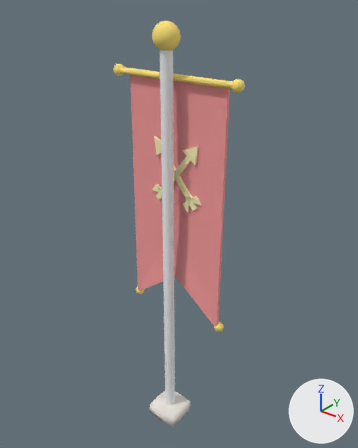
An edit to the OBJ model assets/meshes/ArrowAmbushBanner.obj, drawn before and after from the same camera.
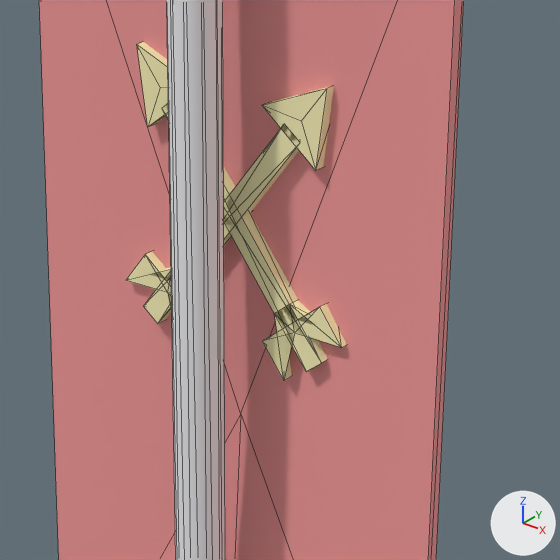
The first picture shows the older version from a 50 mm camera at (7.45, -8.86, 12.24) aimed at (0.0, 0.45, 6.47). The close-ups show the older and then the newer version on the part from 34% to 70% of the width and 28% to 57% of the height of that picture. Only the edits that show in the close-ups are written down. Arrows for +X, +Y and +Z are at lower right; the lights stay in place. The close-ups show mesh edges as thin lines. Where no turn or scale is listed for an object, it has been applied to the vertices. Vertices at exactly the same position are counted once.

In view in the first close-up: 'Cloth', 'Emblem', 'Pole'.
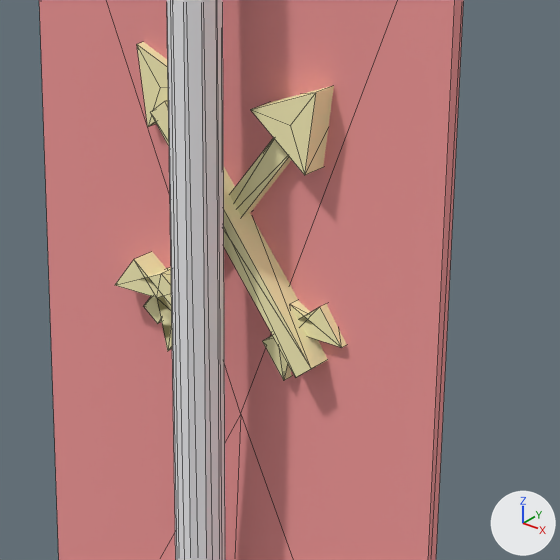
Location of each change, (x1, y1, x2, y2) in pixels of the close-ups (560 x 560 px; the box of a moved part takes in the faces that stretch with it):
'Emblem', reshaped: before (126, 42, 347, 380); after (115, 42, 347, 380)
part 1 of me_emblem, moved or reshaped: before (262, 86, 334, 170); after (250, 86, 334, 175)
part 2 of me_emblem, moved or reshaped: before (162, 104, 328, 372); after (150, 100, 328, 377)
part 3 of me_emblem, moved or reshaped: before (126, 252, 172, 312); after (115, 252, 172, 351)
part 4 of me_emblem, shading changed: before (126, 87, 330, 377); after (115, 87, 330, 377)
part 5 of me_pole, shading changed: (168, 0, 224, 511) in both

The change, as a diff of the scene's bpy script:
```diff
--- a/assets/meshes/ArrowAmbushBanner.obj.py
+++ b/assets/meshes/ArrowAmbushBanner.obj.py
@@ me_emblem @@
 # used by ob_emblem; location = (0.0, 0.0, 0.0)
 # before: 21 (-0.48, 0.29, 7.29) at pixel (167, 292), 22 (-0.33, 0.29, 7.37), 23 (-0.4, 0.29, 6.97), 25 (-0.24, 0.29, 7.17), 27 (-0.65, 0.29, 7.49) at pixel (145, 254)
 # before: 29 (-0.81, 0.29, 7.29) at pixel (125, 280), 31 (-0.44, 0.29, 7.45)
-me_emblem.from_pydata(...)  # 64 vertices, 104 faces; spans x -0.81..0.81, y 0.29..0.43, z 6.97..8.77
+me_emblem.from_pydata(...)  # 64 vertices, 104 faces; spans x -0.81..0.81, y 0.19..0.53, z 6.97..8.77
+# me_emblem part 1: the loose piece of 8 vertices spanning x 0.23..0.68, y 0.29..0.43, z 8.29..8.77 is scaled about its middle by (1, 2.43, 1)
+# me_emblem part 2: the loose piece of 10 vertices spanning x -0.5..0.67, y 0.29..0.43, z 7.07..8.51 is scaled about its middle by (1, 2.43, 1)
+# me_emblem part 3
+for i in [21, 22, 23, 25, 27, 29, 31]: me_emblem.vertices[i].co += Vector((0.0, -0.1, 0.0))
+# me_emblem part 4: all faces are now shaded flat (104 of 104 changed)
 me_emblem.materials.append(mat_emblem)
@@ me_pole @@
 me_pole.from_pydata(...)  # 22 vertices, 40 faces; spans x -0.15..0.15, y -0.14..0.14, z 0.3..11.0
 # used by ob_pole; location = (0.0, 0.0, 0.0)
+# me_pole part 5: all faces are now shaded flat (40 of 40 changed)
 me_pole.materials.append(mat_pole)
```
